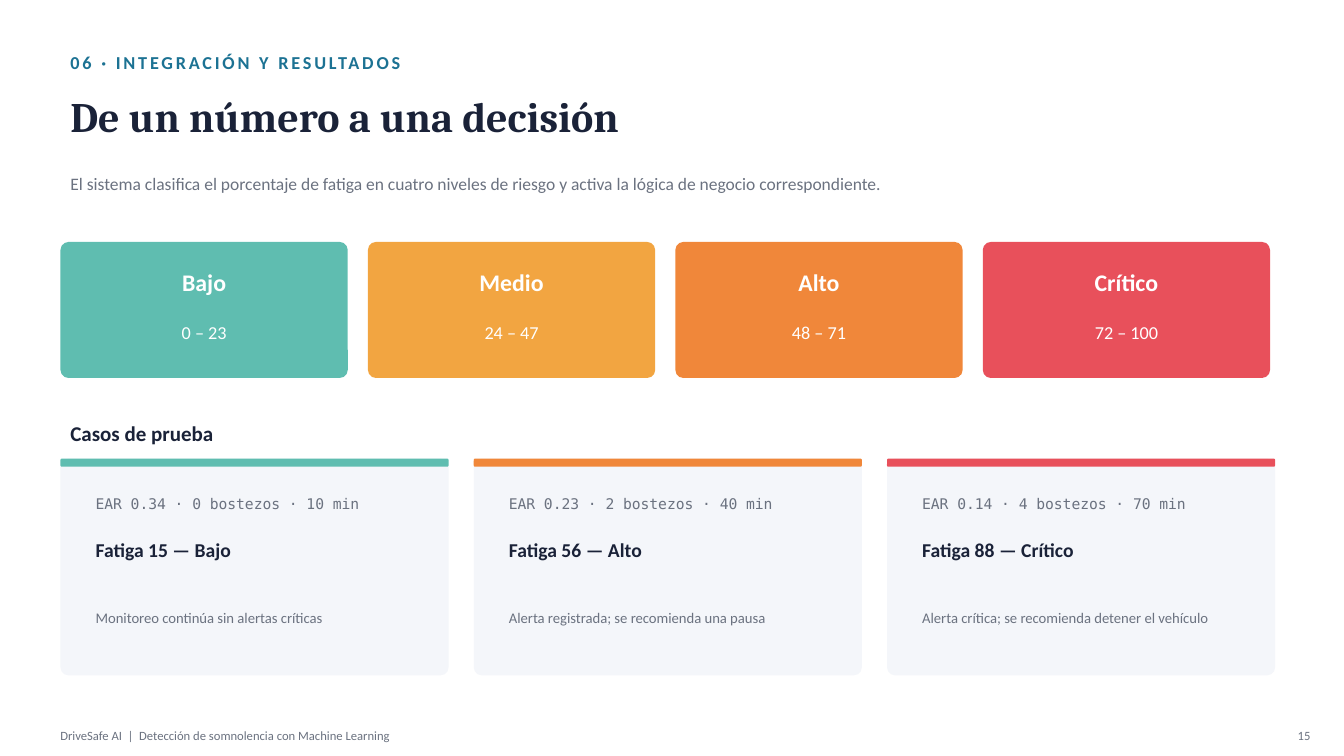
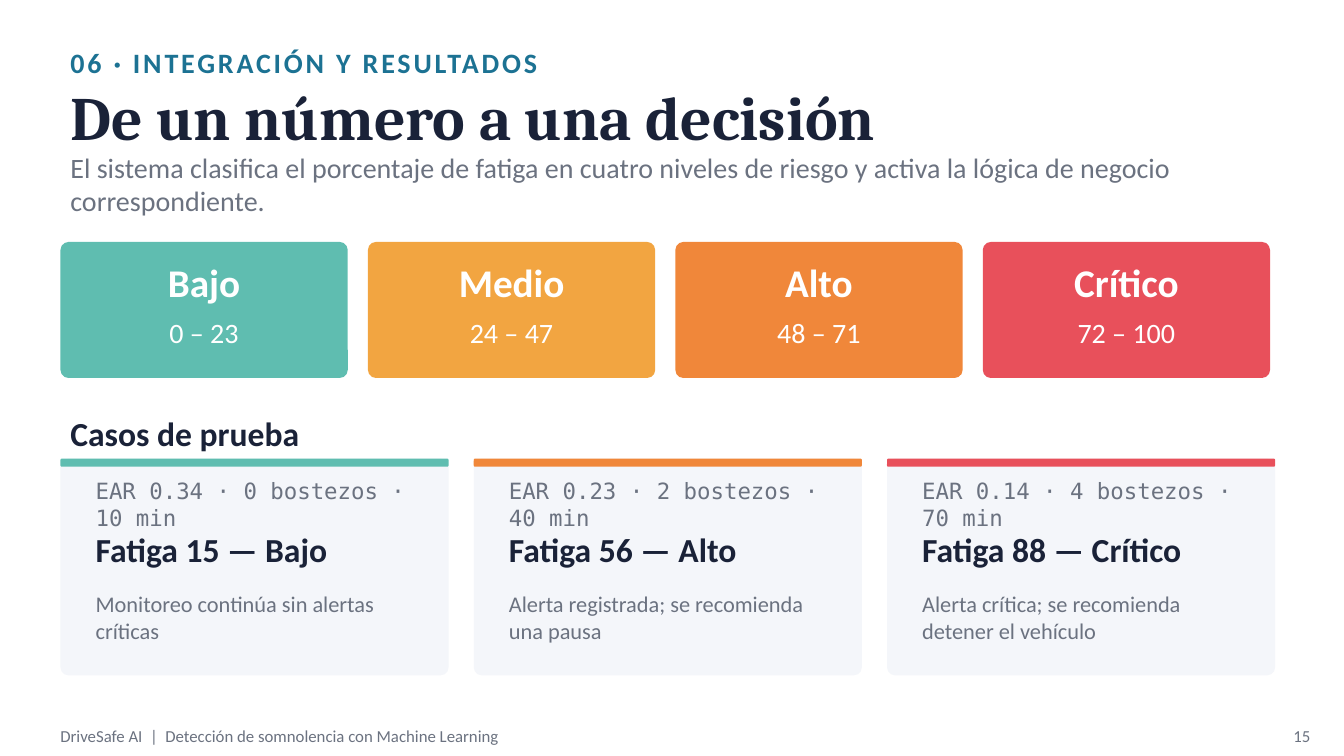
Before and after one commit to nmusnayo/DriveSafeAI, a slide deck: slide 15 of DriveSafeAI_Presentacion.pptx. Drawn at 1344x756 pixels with LibreOffice and Linux fonts; fonts in the diff are those of the drawing. Boxes give left, top, right and bottom in pixels: in the first picture for what was removed or moved away, otherwise in the second. Text is boxed around its words. In the diff, an @@ line names an element or a change of style, - is before the commit and + after.

```diff
--- a/DriveSafeAI_Presentacion.pptx
+++ b/DriveSafeAI_Presentacion.pptx
@@ text "De un número a una ..." at (70,96,875,141): size 30 to 44 pt @@
@@ text "El sistema clasifica el porcentaje ..." at (70,158,1170,216): size 12.5 to 20 pt @@
@@ size 17 to 28 pt in 4 elements at (168,269,240,304), (459,269,565,298), (785,269,853,298), (1074,269,1178,298) @@
@@ size 13 to 20 pt in 5 elements at (336,55,351,73), (169,325,238,343), (470,325,553,343), (777,324,860,343), (1078,325,1176,343) @@
@@ text "Casos de prueba" at (70,422,299,452): size 15 to 24 pt @@
@@ size 14 to 24 pt in 3 elements at (96,538,327,568), (509,538,736,568), (922,538,1182,568) @@
@@ size 10.5 to 16 pt in 6 elements at (96,482,378,526), (96,596,374,639), (509,482,792,526), (509,596,803,643), (922,482,1205,526), (922,596,1181,639) @@
@@ text "DriveSafe AI | Detección de ..." at (60,730,499,745): size 9 to 12 pt @@
@@ text "15" at (1293,731,1310,742): size 9 to 12 pt @@
```
Also in this commit, not shown: 16 other slides changed.
